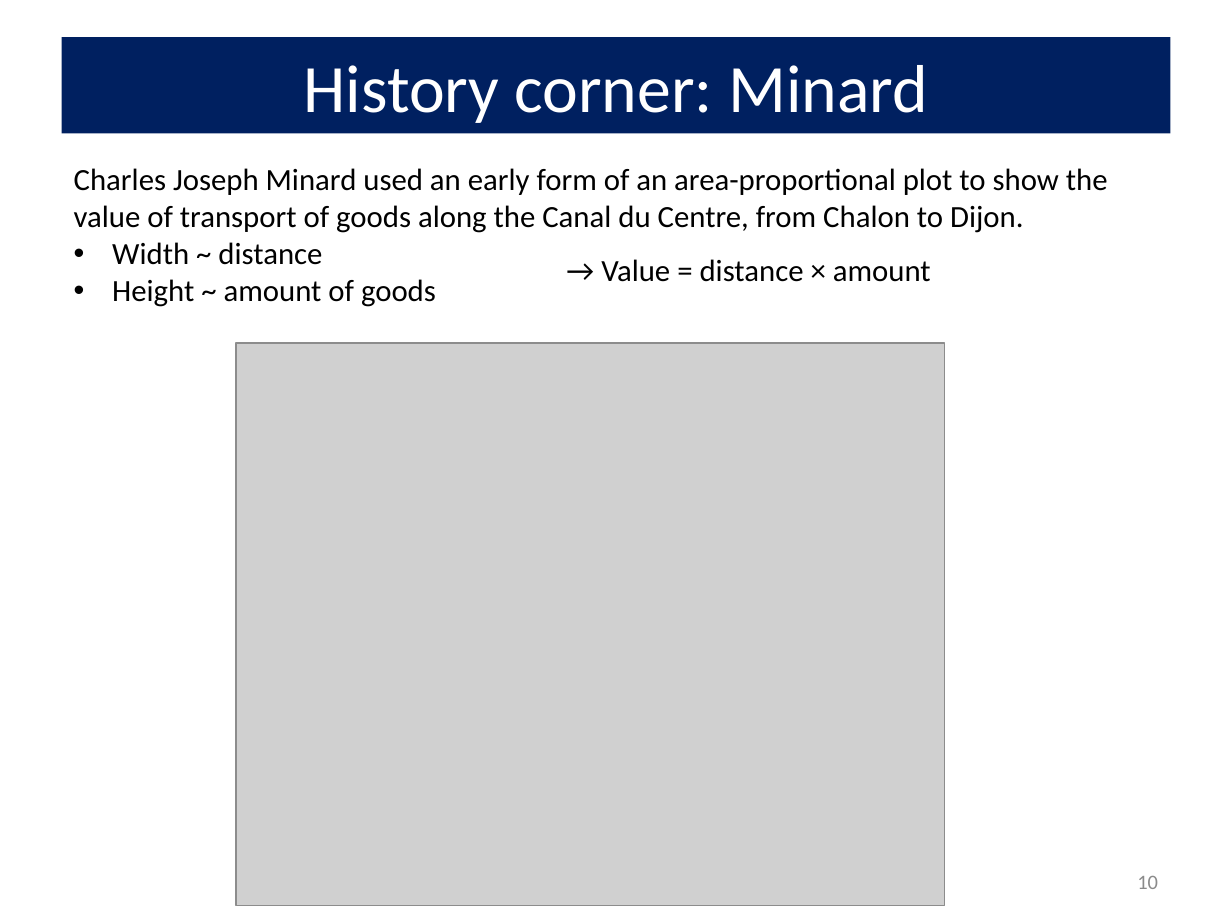
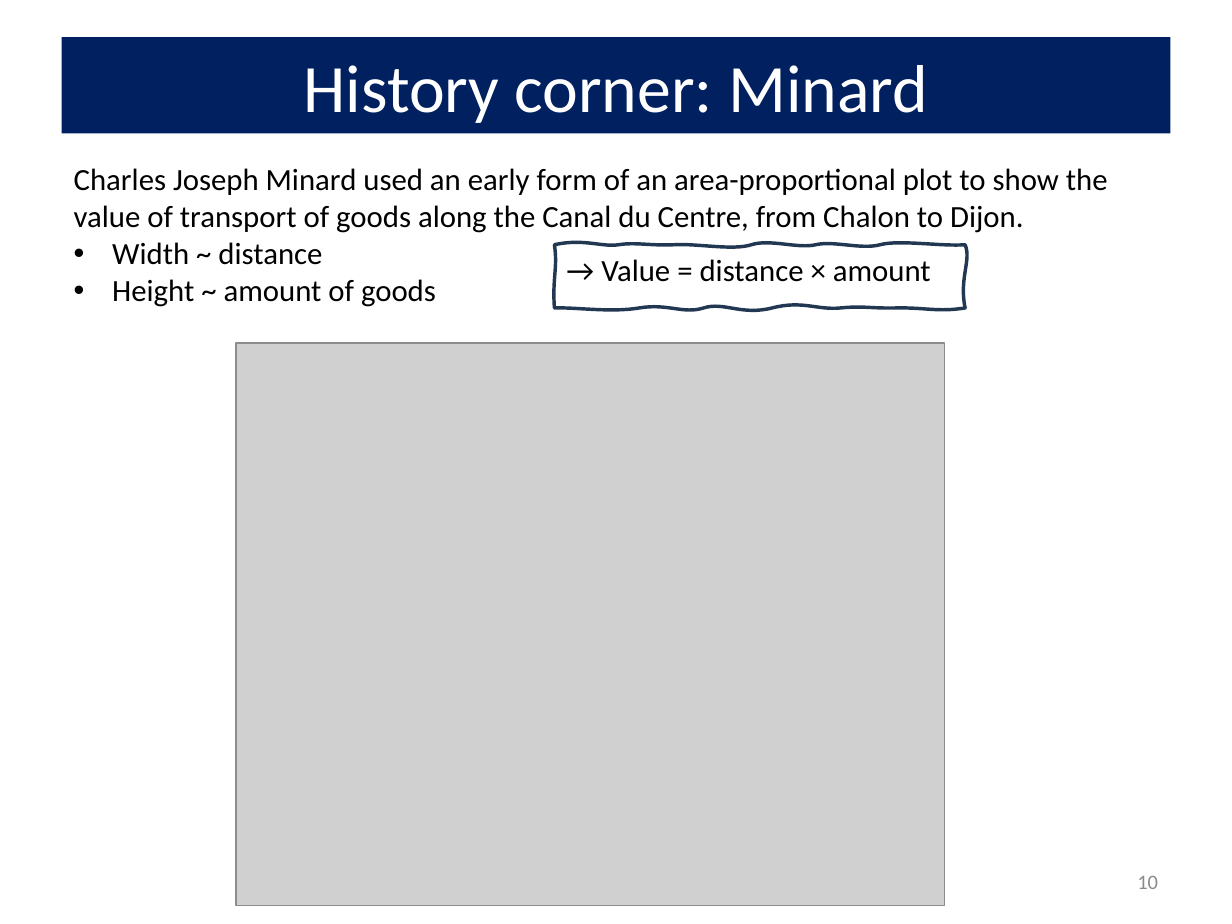
Before and after one commit to friendly/psy6136, a slide deck: slide 10 of lectures/04-Loglin.pptx. Drawn at 1232x924 pixels with LibreOffice and Linux fonts; fonts in the diff are those of the drawing; grey boxes stand for pictures. Boxes give left, top, right and bottom in pixels: in the first picture for what was removed or moved away, otherwise in the second. Text is boxed around its words. In the diff, an @@ line names an element or a change of style, - is before the commit and + after.

```diff
--- a/lectures/04-Loglin.pptx
+++ b/lectures/04-Loglin.pptx
@@ freeform shape added at (554,245,965,308), outline #233953 2 pt @@
```
Also in this commit, not shown: 18 other slides changed, 4 other files.
